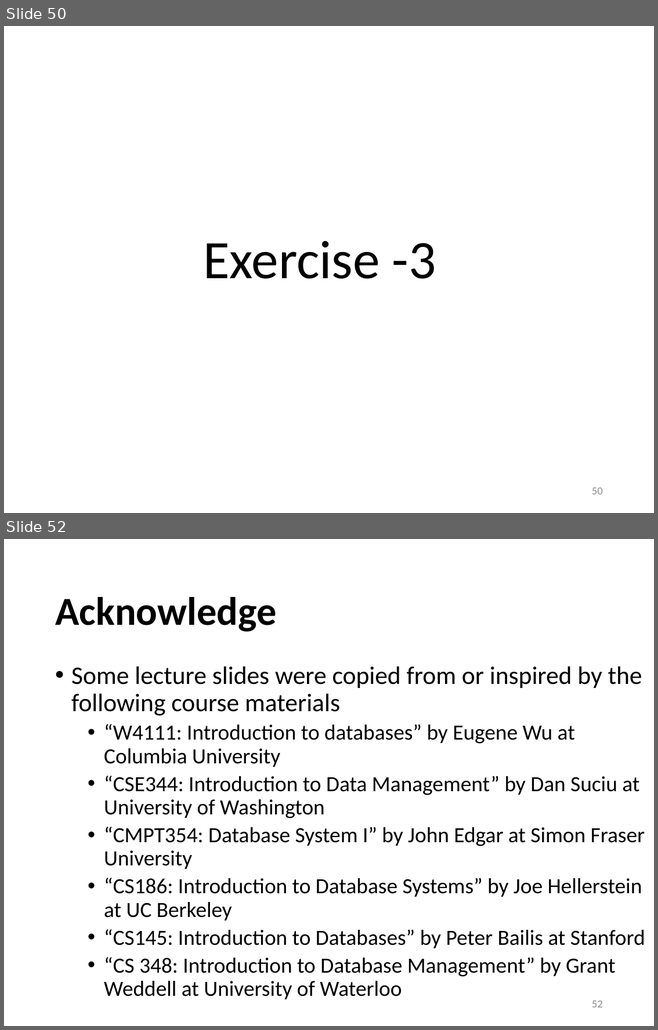
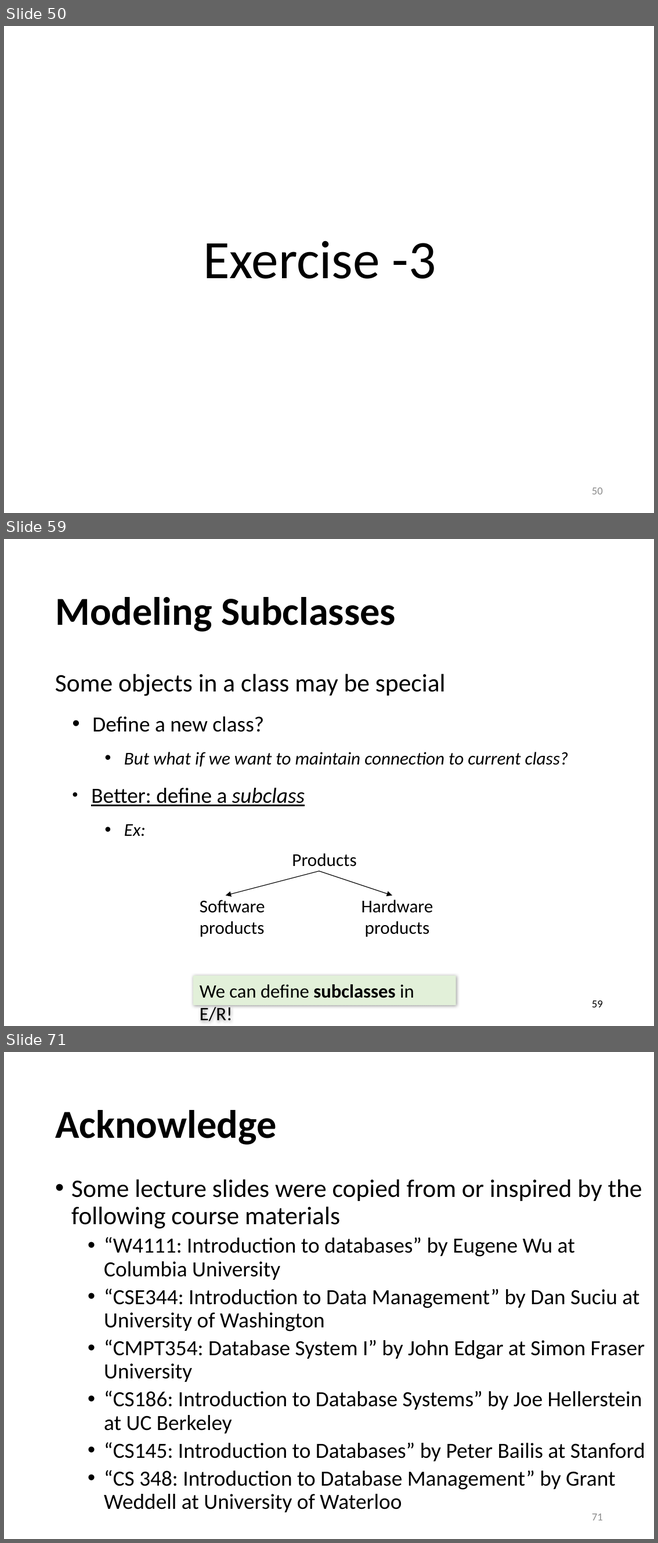
Before and after one commit to sfu-db/cmpt354, a slide deck: Lectures/lec8-er-model.pptx. Shown one above the other, each under a label of ours: slides 50 and 52 before the commit, slides 50, 59 and 71 after it; the slides between them are not shown. The pictures are 658x1030 and 658x1543 pixels, drawn with LibreOffice and Linux fonts; fonts in the diff are those of the drawing. Boxes give left, top, right and bottom in pixels: in the first picture for what was removed or moved away, otherwise in the second. Text is boxed around its words. In the diff, an @@ line names an element or a change of style, - is before the commit and + after.

```diff
--- a/Lectures/lec8-er-model.pptx
+++ b/Lectures/lec8-er-model.pptx
@@ slide 59 added at (4,539,654,1026), background #FFFFFF @@
@@ title added at (55,597,396,632), 44 pt, text #000000, bold @@
+Modeling Subclasses
@@ text added at (55,674,568,836), 20 pt, text #000000 @@
+Some objects in a class may be special
+  • Define a new class?
+    • But what if we want to maintain connection to current class?
+  • Better: define a subclass
+    • Ex:
@@ text added at (292,853,356,867), 20 pt, text #000000 @@
+Products
@@ arrow added from (319, 871) to (226, 896), #000000 0.75 pt @@
@@ arrow added from (319, 871) to (392, 896), #000000 0.75 pt @@
@@ text added at (199,900,265,937), 20 pt, text #000000 @@
+Software
+products
@@ text added at (361,900,433,937), 20 pt, text #000000 @@
+Hardware
+products
@@ rectangle added at (193,976,455,1005), fill #E2F0D9, 21 pt, text #000000 @@
+We can define subclasses in E/R!
@@ page number added at (592,1001,603,1008), 12 pt, text #000000 @@
+59
@@ what was slide 52 is now slide 71 @@
@@ page number at (592,1514,603,1521): text changed @@
-52
+71
```
Also in this commit, not shown: 2 slides changed, 18 other slides added, 1 other file.
